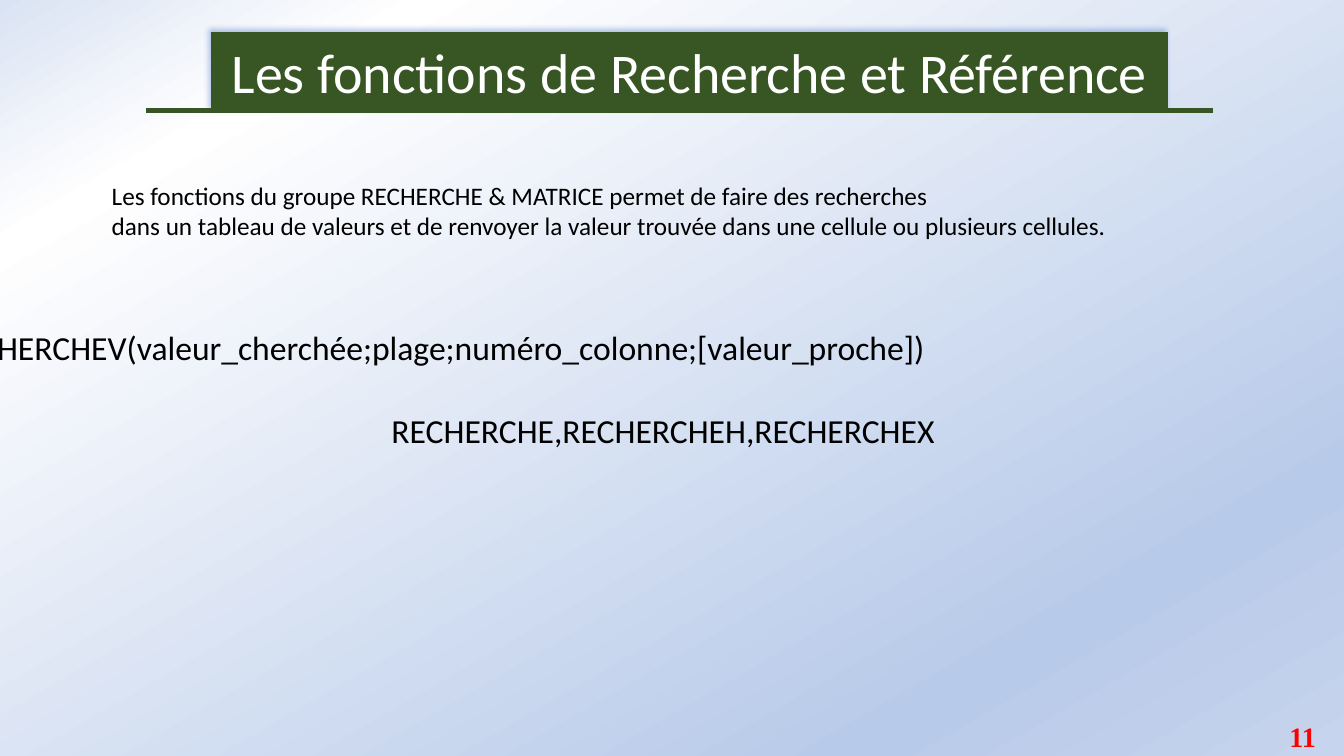
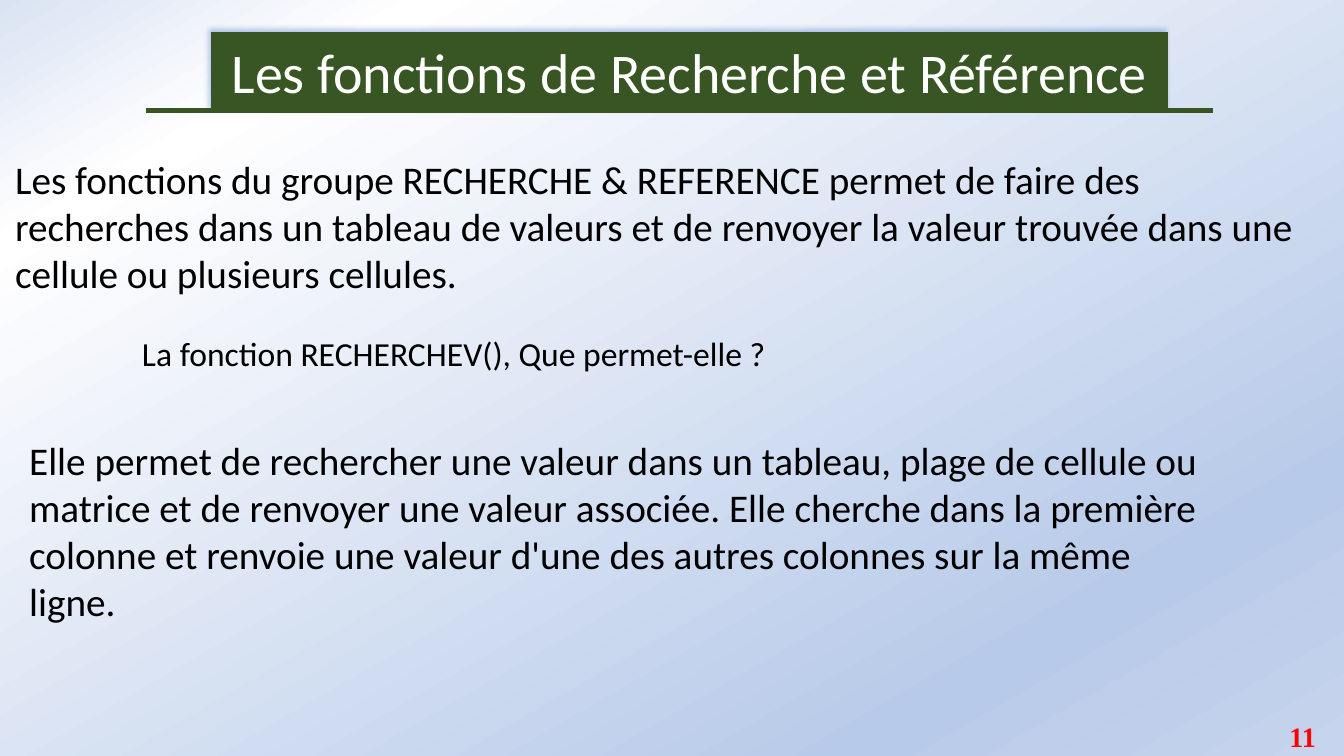
Before and after one commit to Abson-dev/Formation-Excel-IFDC, a slide deck: slide 11 of Cours/IFDC_2.pptx. Drawn at 1344x756 pixels with LibreOffice and Linux fonts; fonts in the diff are those of the drawing. Boxes give left, top, right and bottom in pixels: in the first picture for what was removed or moved away, otherwise in the second. Text is boxed around its words. In the diff, an @@ line names an element or a change of style, - is before the commit and + after.

```diff
--- a/Cours/IFDC_2.pptx
+++ b/Cours/IFDC_2.pptx
@@ text at box(15, 166, 1293, 295): text changed; size 18 to 28 pt @@
-Les fonctions du groupe RECHERCHE & MATRICE permet de faire des recherches
-dans un tableau de valeurs et de renvoyer la valeur trouvée dans une cellule ou plusieurs cellules.
+Les fonctions du groupe RECHERCHE & REFERENCE permet de faire des
+recherches dans un tableau de valeurs et de renvoyer la valeur trouvée dans une
+cellule ou plusieurs cellules.
@@ text at box(142, 341, 742, 372): text changed @@
-=RECHERCHEV(valeur_cherchée;plage;numéro_colonne;[valeur_proche])
+La fonction RECHERCHEV(), Que permet-elle ?
@@ text added at box(29, 447, 1196, 623), 28 pt, text #000000 @@
+Elle permet de rechercher une valeur dans un tableau, plage de cellule ou matrice et de renvoyer une valeur associée. Elle cherche dans la première colonne et renvoie une valeur d'une des autres colonnes sur la même ligne.
@@ text removed at box(391, 421, 934, 447) @@
-RECHERCHE,RECHERCHEH,RECHERCHEX
```
Also in this commit, not shown: 2 other slides changed, 4 slides added, 1 slide removed.
